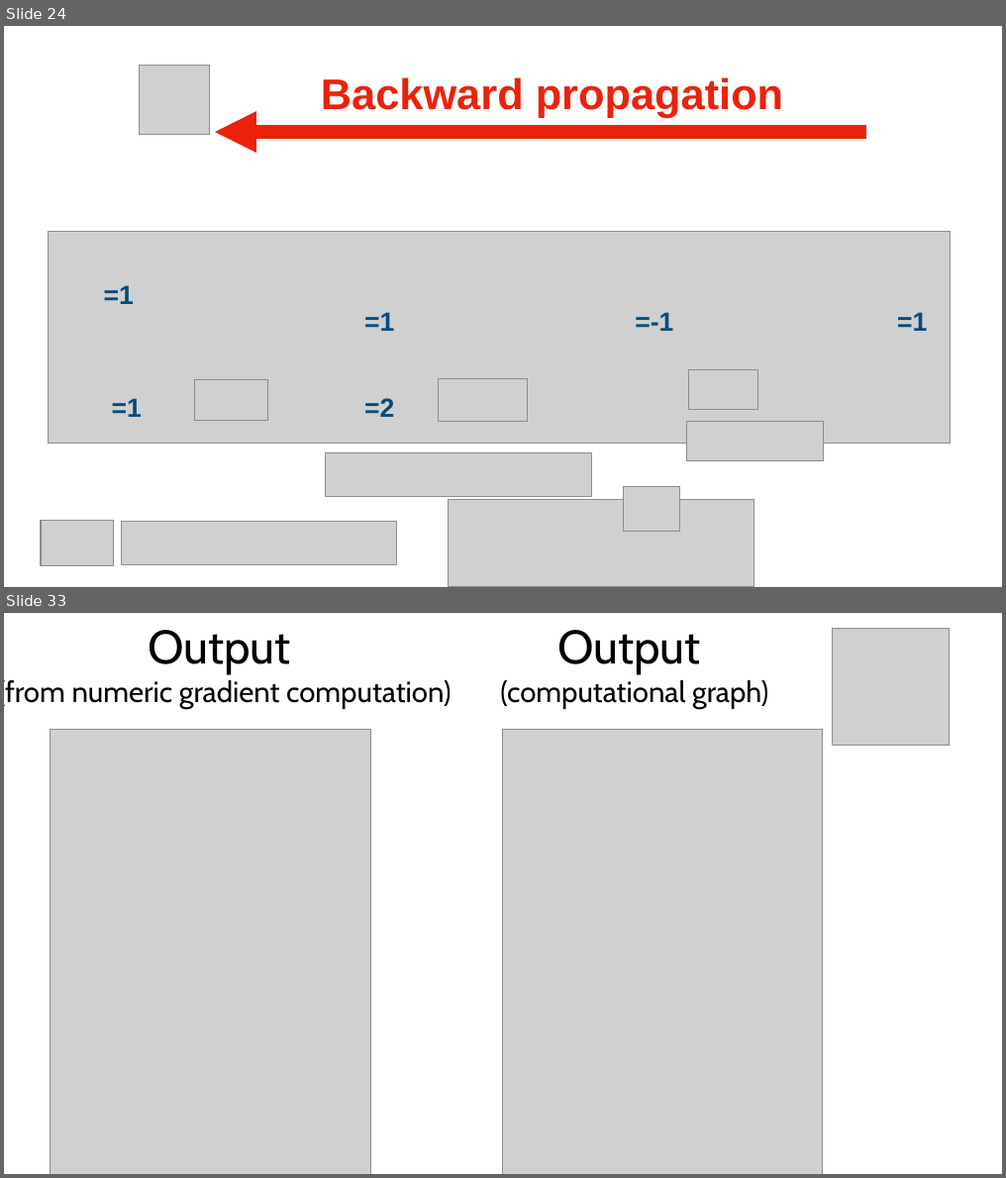
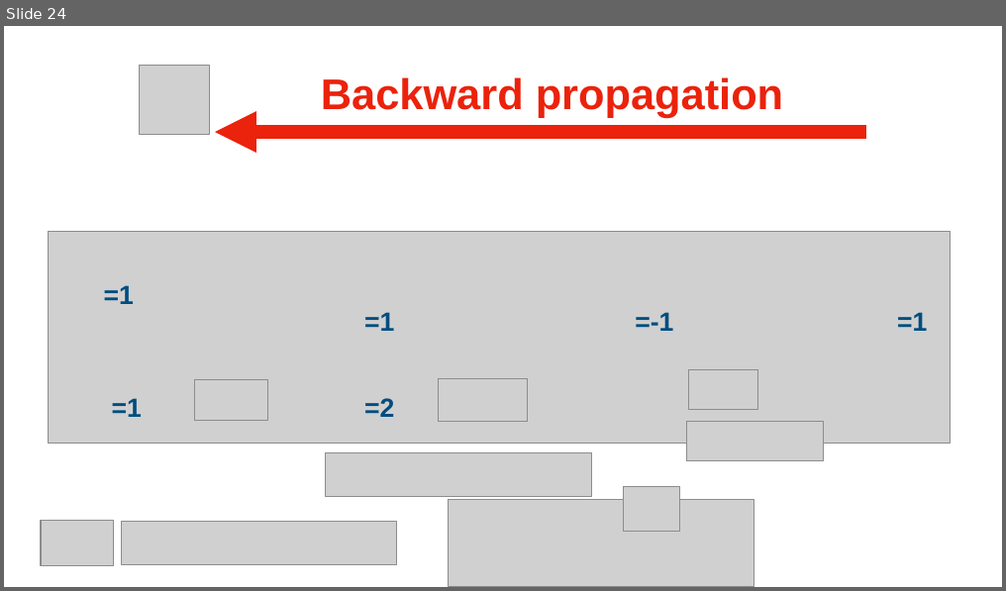
Before and after one commit to joshhu/chtpytorch, a slide deck: slides/Lecture 04_ Back-propagation and PyTorch autograd.pptx. Shown one above the other, each under a label of ours: slides 24 and 33 before the commit, slide 24 after it; the slides between them are not shown. The pictures are 1006x1178 and 1006x591 pixels, drawn with LibreOffice and Linux fonts; fonts in the diff are those of the drawing; grey boxes stand for pictures. Boxes give left, top, right and bottom in pixels: in the first picture for what was removed or moved away, otherwise in the second. Text is boxed around its words. In the diff, an @@ line names an element or a change of style, - is before the commit and + after.

```diff
--- a/slides/Lecture 04_ Back-propagation and PyTorch autograd.pptx
+++ b/slides/Lecture 04_ Back-propagation and PyTorch autograd.pptx
@@ slide 33 removed at (x1=4, y1=613, x2=1002, y2=1174), background #FFFFFF @@
@@ title removed at (x1=4, y1=630, x2=450, y2=709) @@
-Output
-(from numeric gradient computation)
@@ text removed at (x1=500, y1=630, x2=768, y2=709) @@
-Output
-(computational graph)
@@ picture removed at (x1=833, y1=629, x2=949, y2=746) @@
@@ picture removed at (x1=50, y1=730, x2=370, y2=1174) @@
@@ picture removed at (x1=502, y1=730, x2=823, y2=1174) @@
```
Also in this commit, not shown: 2 slides added, 15 other slides removed, 32 other files.
